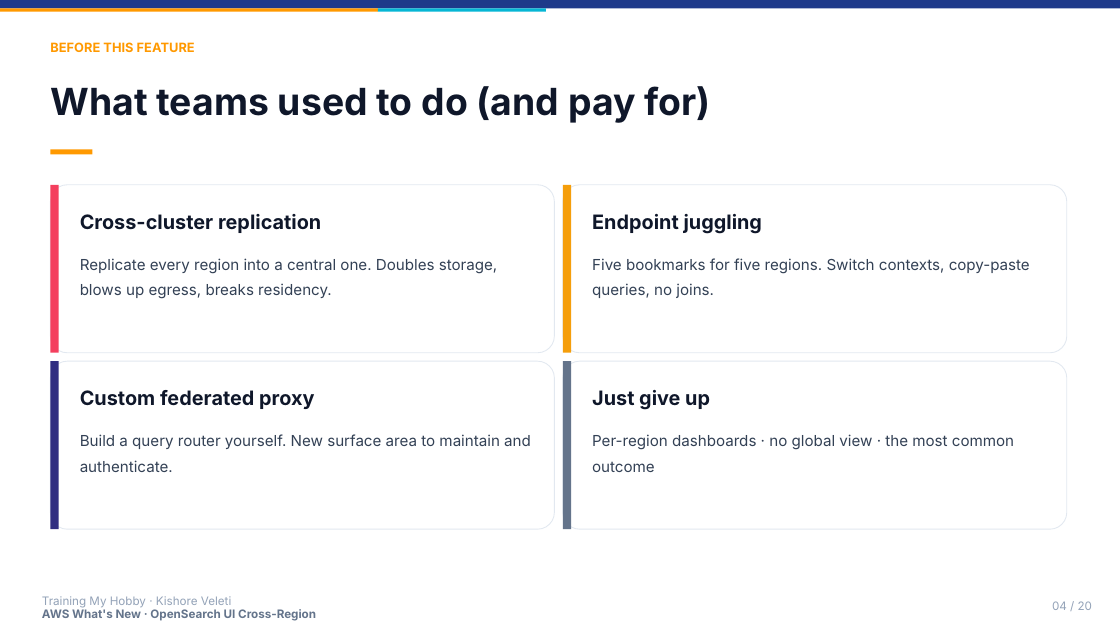
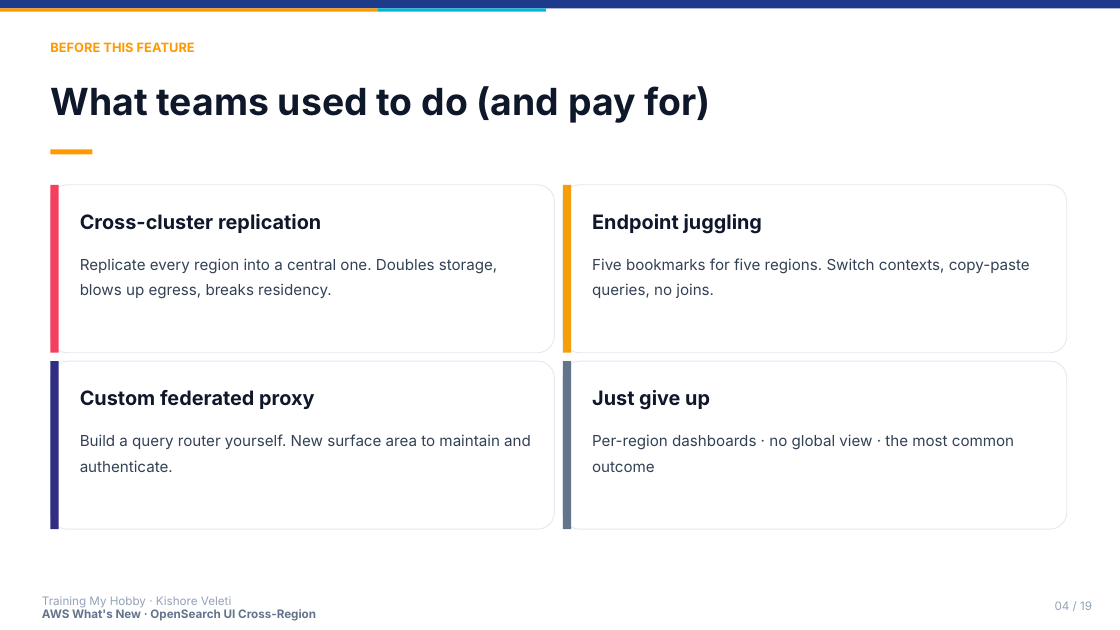
Before and after one commit to javakishore-veleti/FX-Trade-Analytics-AWs-OpenSearch, a slide deck: slide 4 of docs/Presentations/YouTube/AWS-OpenSearch-UI-Cross-Region-FX-Demo.pptx. Drawn at 1120x630 pixels with LibreOffice and Linux fonts; fonts in the diff are those of the drawing. Boxes give left, top, right and bottom in pixels: in the first picture for what was removed or moved away, otherwise in the second. Text is boxed around its words. In the diff, an @@ line names an element or a change of style, - is before the commit and + after.

```diff
--- a/docs/Presentations/YouTube/AWS-OpenSearch-UI-Cross-Region-FX-Demo.pptx
+++ b/docs/Presentations/YouTube/AWS-OpenSearch-UI-Cross-Region-FX-Demo.pptx
@@ text at <box>1055,601,1092,610</box>: text changed @@
-04 / 20
+04 / 19
```
Also in this commit, not shown: 15 other slides changed, 1 slide added, 2 slides removed, 1 other file.
